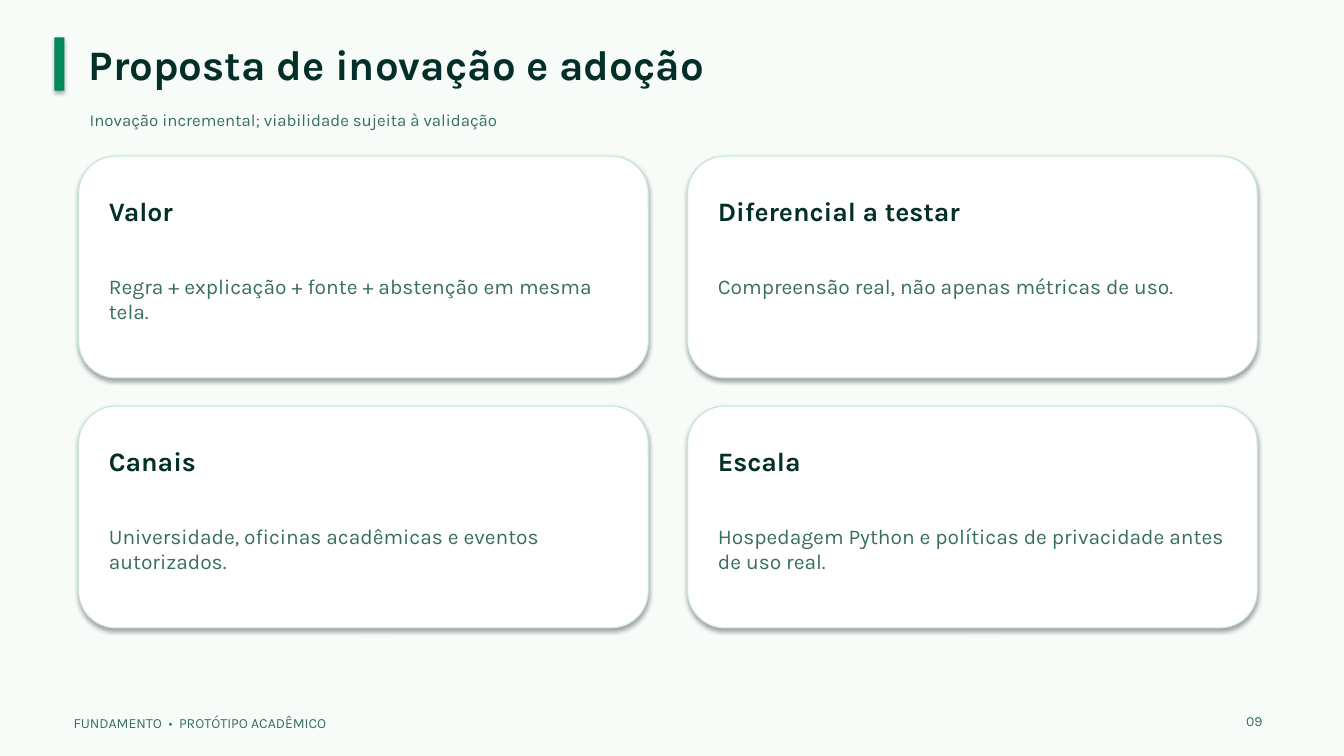
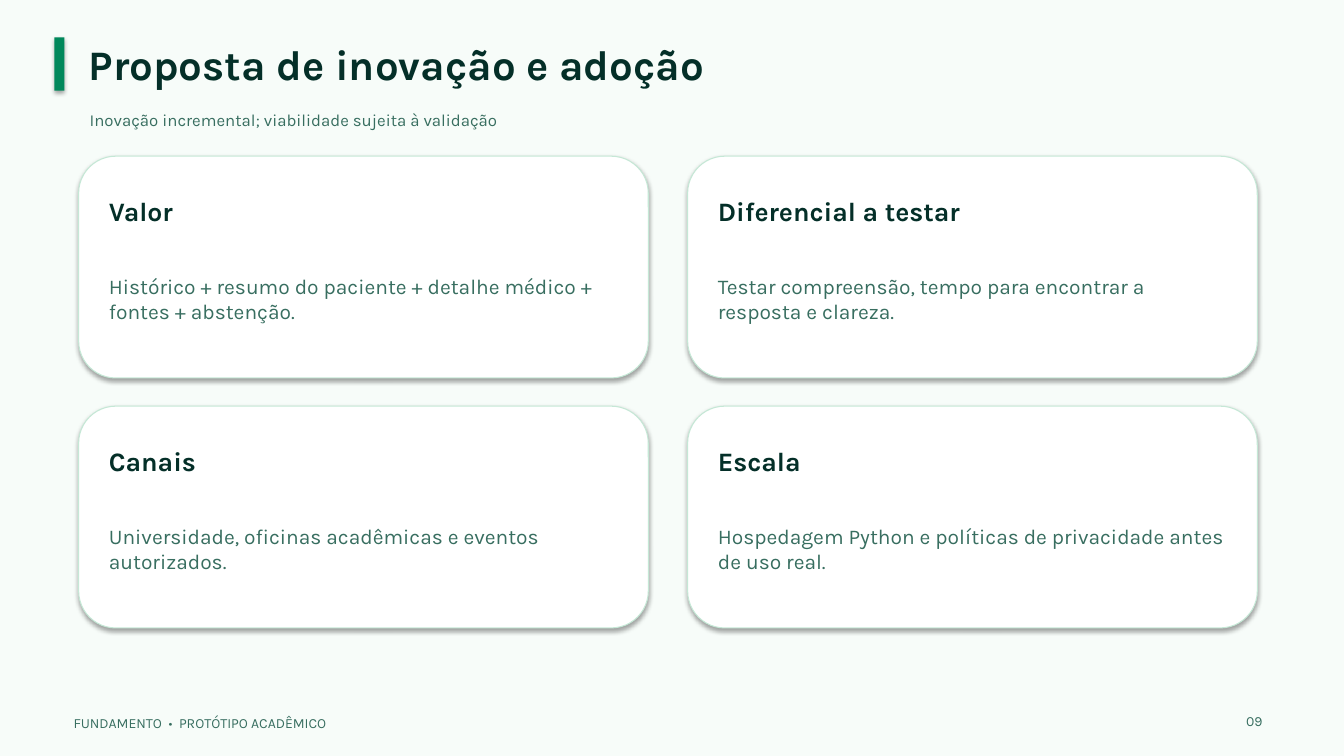
Before and after one commit to Bruno-Eneas/Fundamento, a slide deck: slide 9 of docs/Entrega/Apresentacao_Fundamento.pptx. Drawn at 1344x756 pixels with LibreOffice and Linux fonts; fonts in the diff are those of the drawing. Boxes give left, top, right and bottom in pixels: in the first picture for what was removed or moved away, otherwise in the second. Text is boxed around its words. In the diff, an @@ line names an element or a change of style, - is before the commit and + after.

```diff
--- a/docs/Entrega/Apresentacao_Fundamento.pptx
+++ b/docs/Entrega/Apresentacao_Fundamento.pptx
@@ text at <box>109,278,576,324</box>: text changed @@
-Regra + explicação + fonte + abstenção em mesma tela.
+Histórico + resumo do paciente + detalhe médico + fontes + abstenção.
@@ text at <box>718,280,1145,324</box>: text changed @@
-Compreensão real, não apenas métricas de uso.
+Testar compreensão, tempo para encontrar a resposta e clareza.
```
Also in this commit, not shown: 7 other slides changed, 23 other files.
